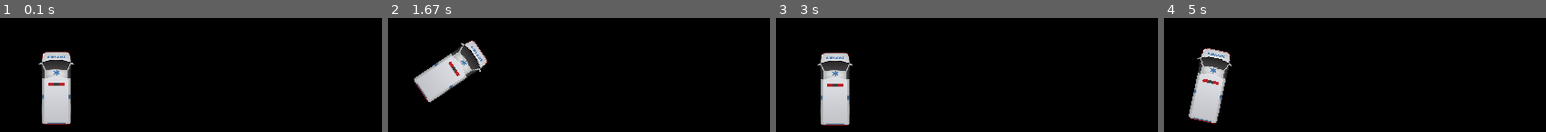
Above: before the commit, frames 1-4 (left to right).
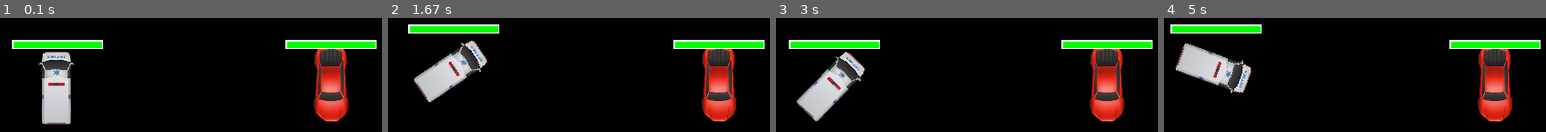
Above: after the commit, the same moments.

Repository: vhawley/paradigms-final
Game: pygame game, started from pygamefinal.py
Two runs of this game, one before a commit and one after it. Both use one fixed random seed, a clock stepped at 60 frames per second and the inputs below. The source is Python 2; it was converted automatically to run under Python 3.
Inputs:
- Up to frame 1 (0.1 s): no input
- Up to frame 2 (1.67 s): hold Right 0.33-0.8 s; hold Up 0.83-1.13 s; hold Right 1.17-1.63 s
- Up to frame 3 (3 s): hold Left 1.67-2.2 s; hold Down 2.23-2.53 s; hold Left 2.57-2.97 s
- Up to frame 4 (5 s): hold Up 3-3.37 s; hold Right 3.4-4.03 s; hold Down 4.07-4.43 s; hold Left 4.47-4.93 s; hold Right from 4.97 s (still down)

The runs differ from the first frame. In frame 1, 8.8% of the frame differs, in the area x 3-99%, y 19-92%; in frame 2, 8.8%; in frame 3, 14%; in frame 4, 16%, in the area x 1-99%, y 5-93%.

Commit message:
Added UI for health.  Fixed bug causing position not to update correctly when decelerating w/o brakes (no keys held).

Diff:
--- a/pygamefinal.py
+++ b/pygamefinal.py
@@ -15,6 +15,8 @@
 		self.speed = 0
 		self.acceleration = 3
 		self.maxspeed = 8
+		self.maxhealth = 10.0
+		self.health = self.maxhealth
 
 		self.baseimage = pygame.transform.scale(pygame.image.load("cars/" + gs.cars[self.number]),(100,100))
 		self.image = pygame.transform.rotate(self.baseimage, self.angle + 90)
@@ -23,32 +25,36 @@
 		self.rect = self.rect.move(self.rect.width / -2, self.rect.height / -2)
 
 	def tick(self):
-		if (gs.keysheld[K_UP] == 1): #accelerate forward
+		if (gs.keysheld[self.number][K_UP] == 1): #accelerate forward
 			if (self.speed < 0):
 				self.speed = min(self.speed + 2 * float(self.acceleration) / float(gs.tickrate), 0)
 			elif (self.speed >= 0):
 				self.speed = min(self.speed + float(self.acceleration) / float(gs.tickrate), self.maxspeed)
-		if (gs.keysheld[K_DOWN] == 1): #brakes/reverse
+		if (gs.keysheld[self.number][K_DOWN] == 1): #brakes/reverse
 			if (self.speed <= 0):
 				self.speed = max(self.speed - float(self.acceleration) / float(gs.tickrate), -1 * self.maxspeed)
 			elif (self.speed > 0):
 				self.speed = max(self.speed - 2 * float(self.acceleration) / float(gs.tickrate), 0)
-		elif (gs.keysheld[K_UP] == 0): #slow down
+		elif (gs.keysheld[self.number][K_UP] == 0): #slow down
 			if (self.speed < 0):
 				self.speed = min(self.speed + 0.75 * float(self.acceleration) / float(gs.tickrate), 0)
 			elif (self.speed > 0):
 				self.speed = max(self.speed - 0.75 * float(self.acceleration) / float(gs.tickrate), 0)
-		if (gs.keysheld[K_LEFT] == 1): #turn left
-			self.angle = self.angle + 1
+		if (gs.keysheld[self.number][K_LEFT] == 1): #turn left
+			if (self.speed >= 0):
+				self.angle = self.angle + 1
+			else:
+				self.angle = self.angle - 1
 			self.image = pygame.transform.rotate(self.baseimage, self.angle + 90)
-			newwidth, newheight = self.image.get_rect().width, self.image.get_rect().height
-			self.rect = self.image.get_rect().move(self.x + newwidth/-2, self.y + newheight/-2)
-		if (gs.keysheld[K_RIGHT] == 1): #turn right
-			self.angle = self.angle - 1
+
+		if (gs.keysheld[self.number][K_RIGHT] == 1): #turn right
+			if (self.speed >= 0):
+				self.angle = self.angle - 1
+			else:
+				self.angle = self.angle + 1
 			self.image = pygame.transform.rotate(self.baseimage, self.angle + 90)
-			newwidth, newheight = self.image.get_rect().width, self.image.get_rect().height
-			self.rect = self.image.get_rect().move(self.x + newwidth/-2, self.y + newheight/-2)
-		print self.angle
+		newwidth, newheight = self.image.get_rect().width, self.image.get_rect().height
+		self.rect = self.image.get_rect().move(self.x + newwidth/-2, self.y + newheight/-2)
 		deltax = self.speed * -1 * cos(radians(self.angle))
 		deltay = self.speed * sin(radians(self.angle))
 		if (not (self.x + deltax > gs.width - 20 or self.x + deltax < 20)):
@@ -59,6 +65,14 @@
 			self.rect = self.rect.move(0, deltay)
 
 class GameSpace:
+	def getDistanceDifference(self, p1, p2):
+		print "getDistanceDifference"
+
+	def detectCollisions(self):
+		for i in range(0,len(self.players)-1):
+			for j in range(i+1,len(self.players)):
+				print "detectCollisions"
+
 	def main(self):
 		# 1) basic init
 		pygame.init()
@@ -74,14 +88,19 @@
 		self.powerups = list()
 		self.cars = ["ambulance.png", "audi.png", "blackviper.png", "car.png", "minitruck.png", "minivan.png", "police.png", "taxi.png", "truck.png"]
 		self.trackedinputs = [K_UP, K_DOWN, K_LEFT, K_RIGHT]
-		self.keysheld = {}
-		for key in self.trackedinputs:
-			self.keysheld[key] = 0
-		self.tickrate = 60
+
 
 		self.playernumber = 0
 		self.players.append(Player(self, self.playernumber, 300, 300, 270))
+		self.players.append(Player(self, 1, 600, 300, 90))
 		#get playernumber from server after connecting
+
+		self.keysheld = list()
+		for player in self.players:
+			self.keysheld.append(dict())
+			for key in self.trackedinputs:
+				self.keysheld[player.number][key] = 0
+		self.tickrate = 60
 
 		pygame.key.set_repeat(1, 50)
 
@@ -97,20 +116,21 @@
 			# 5) handle user input events
 			for event in pygame.event.get():
 				# send relevant player inputs to server for processing
-				if ((event.type == KEYDOWN) and ((not event.key in self.keysheld) or (self.keysheld[event.key] == 0))) or (event.type == KEYUP):
+				if ((event.type == KEYDOWN) and ((not event.key in self.trackedinputs) or (self.keysheld[self.playernumber][event.key] == 0))) or (event.type == KEYUP):
 					if (event.key in self.trackedinputs):
 						# only relevant inputs need to be sent to server
 						print str(self.playernumber) + "," + str(event.type) + "," + str(event.key)
 						if (event.type == KEYDOWN):
-							self.keysheld[event.key] = 1
+							self.keysheld[self.playernumber][event.key] = 1
 						elif (event.type == KEYUP):
-							self.keysheld[event.key] = 0
+							self.keysheld[self.playernumber][event.key] = 0
 				if event.type == pygame.QUIT:
 					sys.exit()
 
 			# 6) ongoing behavior
 			for player in self.players:
 				player.tick()
+
 			# get new messages from server and update player states
 
 			# 7) animation
@@ -119,6 +139,14 @@
 			#draw players
 			for player in self.players:
 				self.screen.blit(player.image, player.rect)
+				healthborder = Rect(player.x - 50, player.y - 50, 100, 10)
+				healthpct = float(player.health) / player.maxhealth
+				healthrect = Rect(player.x - 48, player.y - 48, healthpct * 97, 7)
+				pygame.draw.rect(self.screen,(255,255,255), healthborder, 2)
+				if (healthpct < 0.20):
+					pygame.draw.rect(self.screen,(255,0,0), healthrect, 0)
+				else:
+					pygame.draw.rect(self.screen,(0,255,0), healthrect, 0)
 			#draw powerups
 			#draw etc
 			pygame.display.flip()
